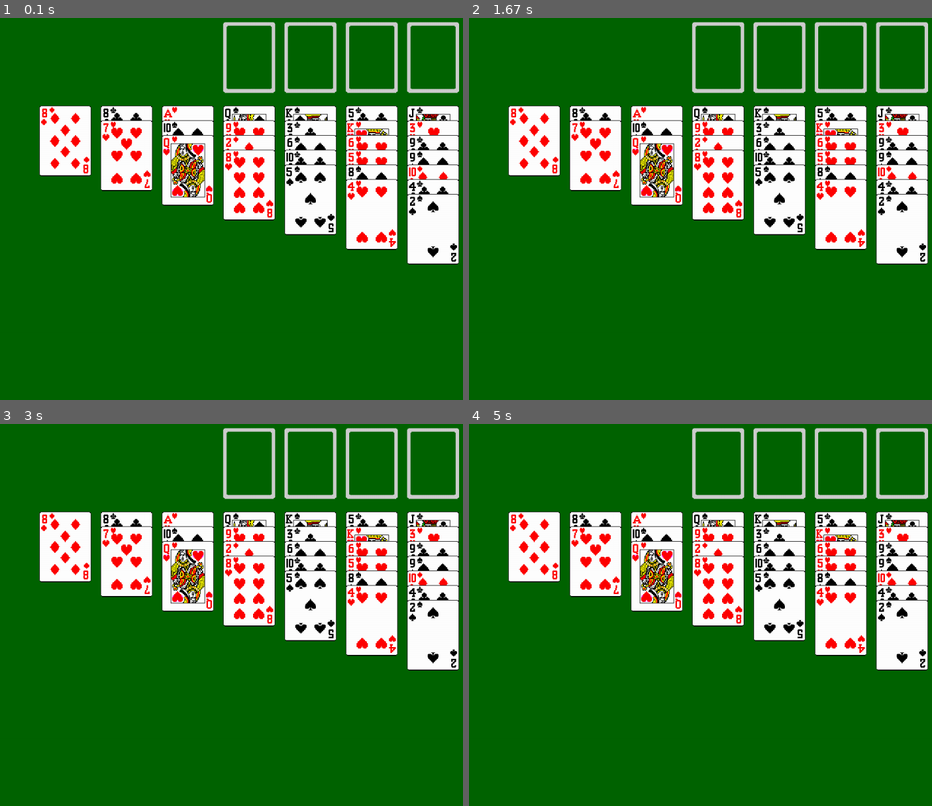
Above: before the commit, frames 1-4 (two rows, left to right).
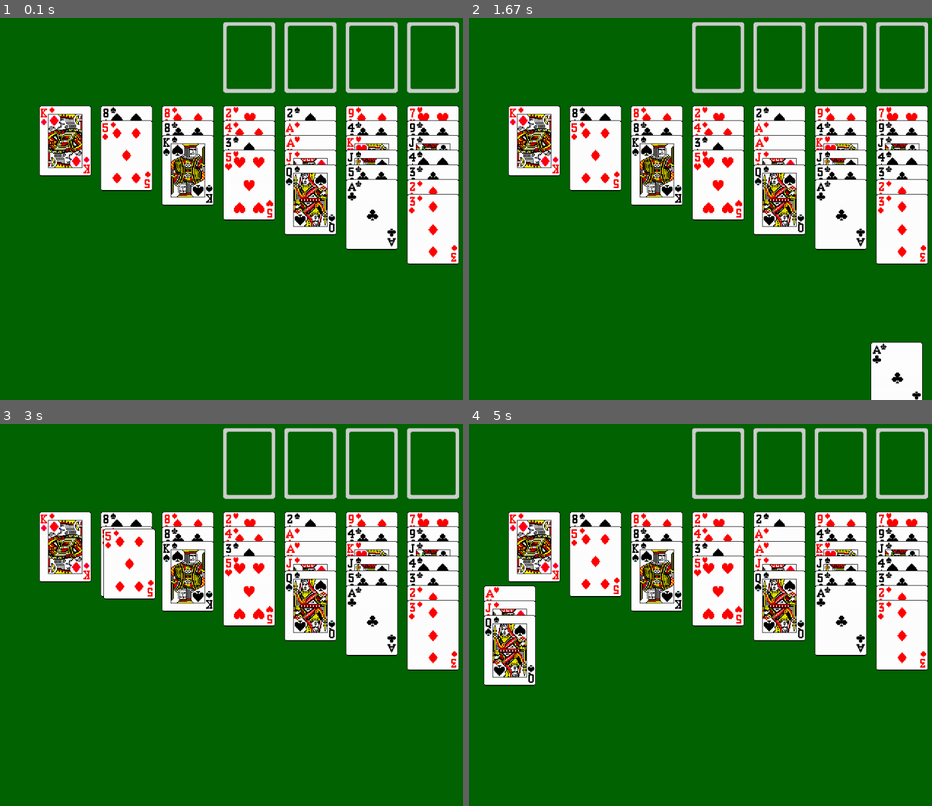
Above: after the commit, the same moments.

Repository: Asteinch/pygame-kabal
Game: pygame game, started from code/game.py
Two runs of this game, one before a commit and one after it. Both use one fixed random seed, a clock stepped at 60 frames per second and the inputs below.
Inputs (mouse positions are in pixels of both pictures, inside the frame that each line leads up to):
- Up to frame 1 (0.1 s): no input
- Up to frame 2 (1.67 s): click (844, 193) at 0.38 s; click (658, 228) at 0.72 s; click (473, 144) at 1.05 s; click (871, 342) at 1.38 s
- Up to frame 3 (3 s): click (199, 477) at 1.72 s; click (157, 710) at 2.05 s; click (166, 542) at 2.38 s; click (101, 527) at 2.72 s
- Up to frame 4 (5 s): click (811, 576) at 3.05 s; click (839, 599) at 3.38 s; click (779, 542) at 3.72 s; click (482, 534) at 4.05 s; click (681, 595) at 4.38 s; click (482, 584) at 4.72 s

The runs differ from the first frame. In frame 1, 6.7% of the frame differs, in the area x 8-99%, y 23-64%; in frame 2, 8.4%; in frame 3, 7.2%; in frame 4, 9.7%, in the area x 3-99%, y 23-69%.

Commit message:
kan plukke opp kort, men funker ikke helt

Diff:
--- a/code/card.py
+++ b/code/card.py
@@ -1,5 +1,7 @@
 import pygame
 
+import re
+
 import random
 
 import os
@@ -8,8 +10,6 @@
 
     def __init__(self, game):
 
-        #?!?!?!??!?!
-
         self.win = game.win
 
         self.all_cards = []
@@ -17,6 +17,8 @@
         self.piles = [[], [], [], [], [], [], []]
 
         self.deck =[]
+
+        self.held_cards = []
 
         self.back_card = pygame.image.load("images/h96/upscaled/backbluepattern.png")
 
@@ -26,19 +28,79 @@
         self.shuffle()
         self.deal_cards()
 
+
+    def extract_number(self, filename):
+        #skrevet av chatgpt fordi jeg kan ikke programmere
+
+        pattern = r'\d+'  # Regular expression pattern to match one or more digits
+        match = re.search(pattern, filename)
+
+        if match:
+            value = int(match.group())
+            return value
+        else:
+            return None
+
+    def draw_held_cards(self):
+
+        pos = pygame.mouse.get_pos()
+
+        x_inc, y_inc = 0, 0
+
+
+        if len(self.held_cards) != 0:
+
+            for card in self.held_cards:
+
+                self.win.blit(card[0], (pos[0], pos[1] + y_inc))
+
+                y_inc += 30
+
+
+
+
+
+    def get_value_and_type(self, name):
+
+        # finner kort type og verdi fra filnavnet til bilde gitt
+
+        icons = ["diamonds", "spades", "hearts", "clubs"]
+
+        value = self.extract_number(name)
+
+        for icon in icons:
+            if icon in name:
+
+                return (icon, value)
+
     def get_all_cards(self):
 
+        # henter alle kort bildene og legger de i en lioste med bilde, korttype og verdi
+
         for filename in os.listdir("images/h96/upscaled"):
 
             if filename != "backbluepattern.png" and filename != "emptytile.png":
-                self.all_cards.append(pygame.image.load("images/h96/upscaled/" + filename))
+
+                self.all_cards.append(
+
+
+                    [pygame.image.load("images/h96/upscaled/" + filename),
+
+                    (self.get_value_and_type(filename)),
+
+                    pygame.Rect(0, 0, 0, 0)])
+
 
 
     def shuffle(self):
 
+        # forklarer seg selv
+
         random.shuffle(self.all_cards)
 
     def deal_cards(self):
+
+        # henter tilfeldige kort fra kortstokken som skal brukes av spillern
 
         card_pile_length = 1
 
@@ -54,11 +116,13 @@
 
         self.deck = self.all_cards
 
-        print(self.piles)
+        #print(self.piles)
 
 
     def print_top_decks(self):
 
+        # printer dekkene øverst på brettet
+
         pos_x = 675
 
         for i in range(4):
@@ -67,7 +131,18 @@
 
             pos_x += 100 + 25
 
+    def get_card_hitbox(self, x, y, pile, piles):
+
+
+        if pile != pile[-1]:
+            return pygame.Rect(x, y, 104, 30)
+        else:
+            return pygame.Rect(x, y, 106, 144)
+
+
     def print_piles(self):
+
+        # Viser spillern kortene de kan bruke
 
         print_x = 300
         print_y = 200
@@ -78,13 +153,49 @@
 
             for card in pile:
 
-                self.win.blit(card, (print_x, print_y))
+                #print(card)
+                """"
+
+                if len(pile) > 0 and card != pile[-1]:
+
+                    # skjuler kortet hvsi det ikke er fremst i rekken
+
+                    self.win.blit(self.back_card, (print_x, print_y))
+
+                else:
+                """
+
+
+                self.win.blit(card[0], (print_x, print_y))
+
+                card[2] = self.get_card_hitbox(print_x, print_y, pile, self.piles)
 
                 print_y += 30
 
             print_x += 125
+
+    def pick_up_cards(self):
+
+        pos = pygame.mouse.get_pos()
+
+        for pile in self.piles:
+
+            for card in pile:
+
+                if card[2].collidepoint(pos):
+
+                    index_of_card = pile.index(card)
+                    self.held_cards = [inner_list for inner_list in pile[index_of_card:]]
+
+                    pile = [cock for cock in pile if cock not in self.held_cards]
+
+                    print("PILE: ", pile)
+
+                    print("HELD CARDS: ", self.held_cards)
+
 
     def draw(self):
 
         self.print_piles()
         self.print_top_decks()
+        self.draw_held_cards()
--- a/code/game.py
+++ b/code/game.py
@@ -27,6 +27,10 @@
             if event.type == pygame.QUIT:
                 quit()
 
+            if event.type == pygame.MOUSEBUTTONDOWN:
+
+                self.Cards.pick_up_cards()
+
     def main_loop(self):
         while True:
             self.draw()
Binary file removed: images/h96/not_upscaled/backblue.png
Binary file removed: images/h96/not_upscaled/backbluepattern.png
Binary file removed: images/h96/not_upscaled/backx.png
Binary file removed: images/h96/not_upscaled/clubs1.png
Binary file removed: images/h96/not_upscaled/clubs10.png
Binary file removed: images/h96/not_upscaled/clubs11.png
Binary file removed: images/h96/not_upscaled/clubs12.png
Binary file removed: images/h96/not_upscaled/clubs13.png
Binary file removed: images/h96/not_upscaled/clubs2.png
Binary file removed: images/h96/not_upscaled/clubs3.png
Binary file removed: images/h96/not_upscaled/clubs4.png
Binary file removed: images/h96/not_upscaled/clubs5.png
(and 45 more such lines)
